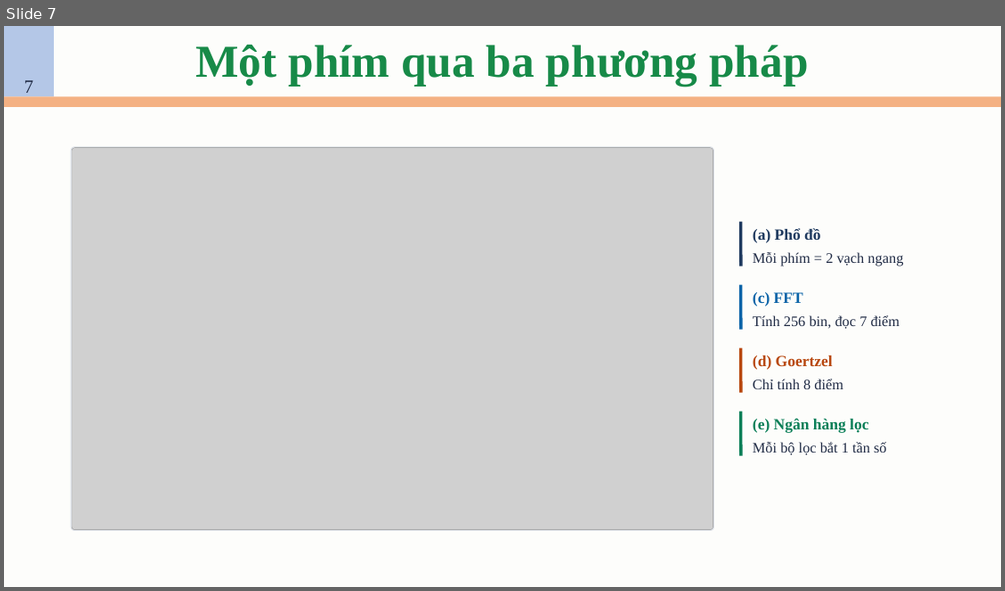
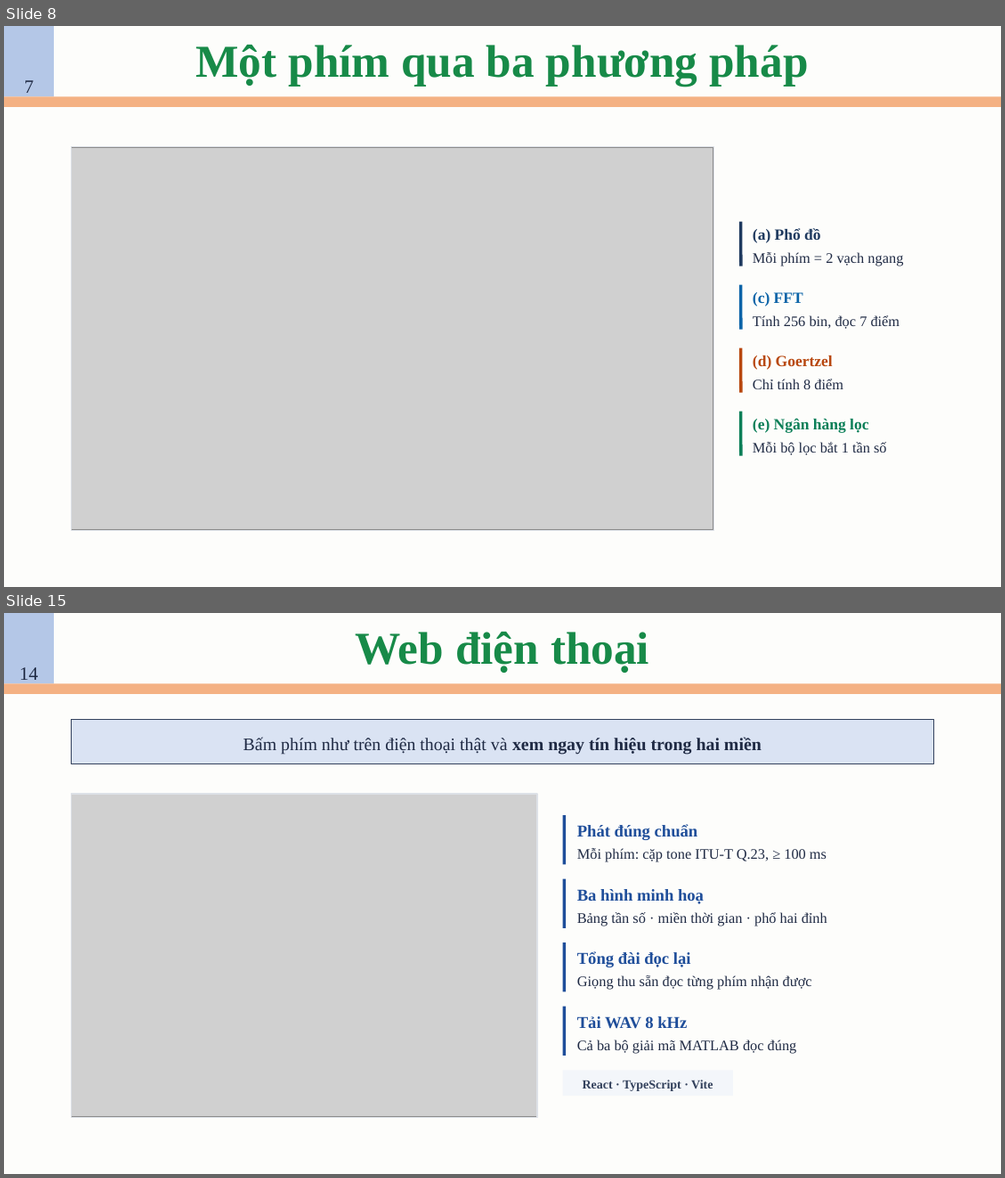
Before and after one commit to AIVIETNAM-AIO-DoHongNhat/DTMF, a slide deck: slides/Hệ thống phát và giải mã tín hiệu DTMF.pptx. Shown one above the other, each under a label of ours: slide 7 before the commit, slides 8 and 15 after it; the slides between them are not shown. The pictures are 1005x591 and 1005x1178 pixels, drawn with LibreOffice and Linux fonts; fonts in the diff are those of the drawing; grey boxes stand for pictures. Boxes give left, top, right and bottom in pixels: in the first picture for what was removed or moved away, otherwise in the second. Text is boxed around its words. In the diff, an @@ line names an element or a change of style, - is before the commit and + after.

```diff
--- a/slides/Hệ thống phát và giải mã tín hiệu DTMF.pptx
+++ b/slides/Hệ thống phát và giải mã tín hiệu DTMF.pptx
@@ slide 15 added at <box>4,613,1001,1174</box>, background #FDFDFB @@
@@ rectangle added at <box>4,613,54,683</box>, fill #B4C7E7, 18 pt, text #1F2A44 @@
+14
@@ title added at <box>355,631,649,673</box>, 44 pt, text #178A48, bold @@
+Web điện thoại
@@ rectangle added at <box>4,683,1001,694</box>, fill #F4B183 @@
@@ rectangle added at <box>72,719,934,763</box>, fill #DAE3F3, outline #33415C 1 pt, 17 pt, text #1F2A44 @@
+Bấm phím như trên điện thoại thật và xem ngay tín hiệu trong hai miền
@@ picture added at <box>72,794,536,1116</box> @@
@@ rectangle added at <box>72,794,538,1118</box>, outline #DDE1E7 1 pt @@
@@ line added from (564, 816) to (564, 864), #1F4E9A 3 pt @@
@@ text added at <box>577,824,698,840</box>, 16 pt, text #1F4E9A, bold @@
+Phát đúng chuẩn
@@ text added at <box>577,848,826,862</box>, 14 pt, text #1F2A44 @@
+Mỗi phím: cặp tone ITU-T Q.23, ≥ 100 ms
@@ line added from (564, 879) to (564, 928), #1F4E9A 3 pt @@
@@ text added at <box>577,889,704,904</box>, 16 pt, text #1F4E9A, bold @@
+Ba hình minh hoạ
@@ text added at <box>577,912,827,926</box>, 14 pt, text #1F2A44 @@
+Bảng tần số · miền thời gian · phổ hai đỉnh
@@ line added from (564, 943) to (564, 991), #1F4E9A 3 pt @@
@@ text added at <box>577,951,691,967</box>, 16 pt, text #1F4E9A, bold @@
+Tổng đài đọc lại
@@ text added at <box>577,975,812,989</box>, 14 pt, text #1F2A44 @@
+Giọng thu sẵn đọc từng phím nhận được
@@ line added from (564, 1006) to (564, 1055), #1F4E9A 3 pt @@
@@ text added at <box>577,1016,687,1029</box>, 16 pt, text #1F4E9A, bold @@
+Tải WAV 8 kHz
@@ text added at <box>577,1039,797,1054</box>, 14 pt, text #1F2A44 @@
+Cả ba bộ giải mã MATLAB đọc đúng
@@ rectangle added at <box>563,1070,733,1095</box>, fill #F3F6FA, 12 pt, text #33415C, bold @@
+React · TypeScript · Vite
@@ what was slide 7 is now slide 8 @@
@@ slide 8 changed as well @@
@@ rectangle at <box>71,146,714,531</box>: rounded rectangle to rectangle @@
@@ rectangle at <box>72,147,714,530</box>: rounded rectangle to rectangle @@
```
Also in this commit, not shown: 14 other slides changed, 10 other slides added, 2 slides removed, 5 other files.
